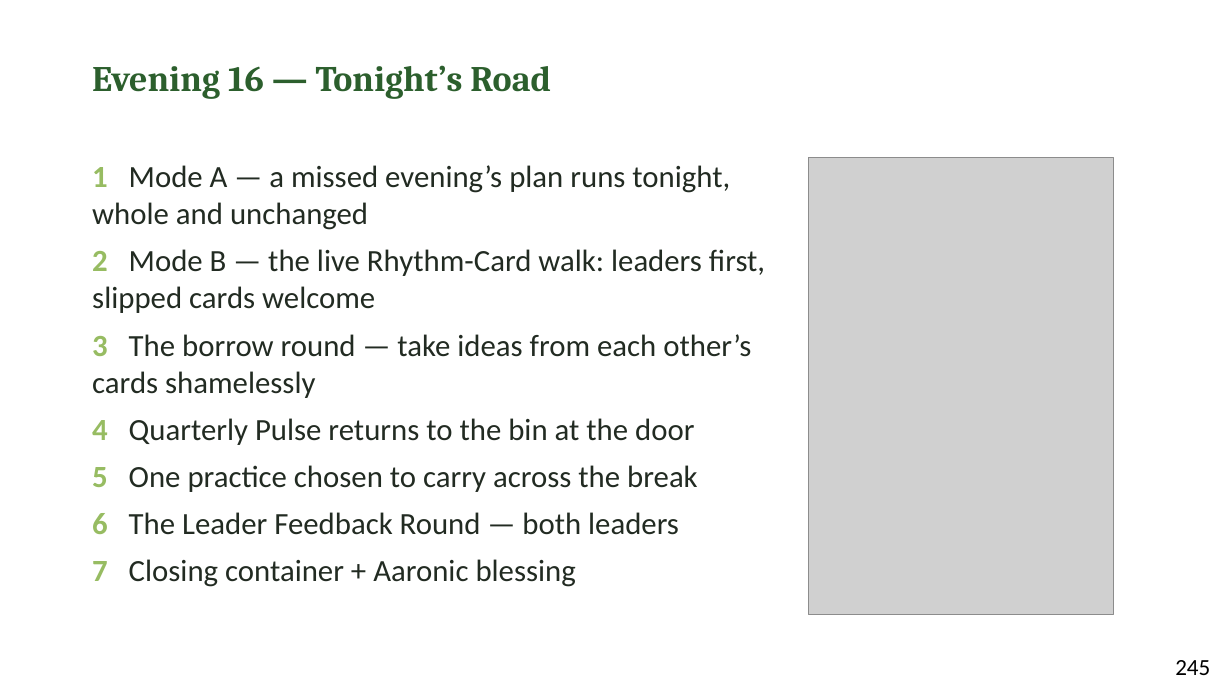
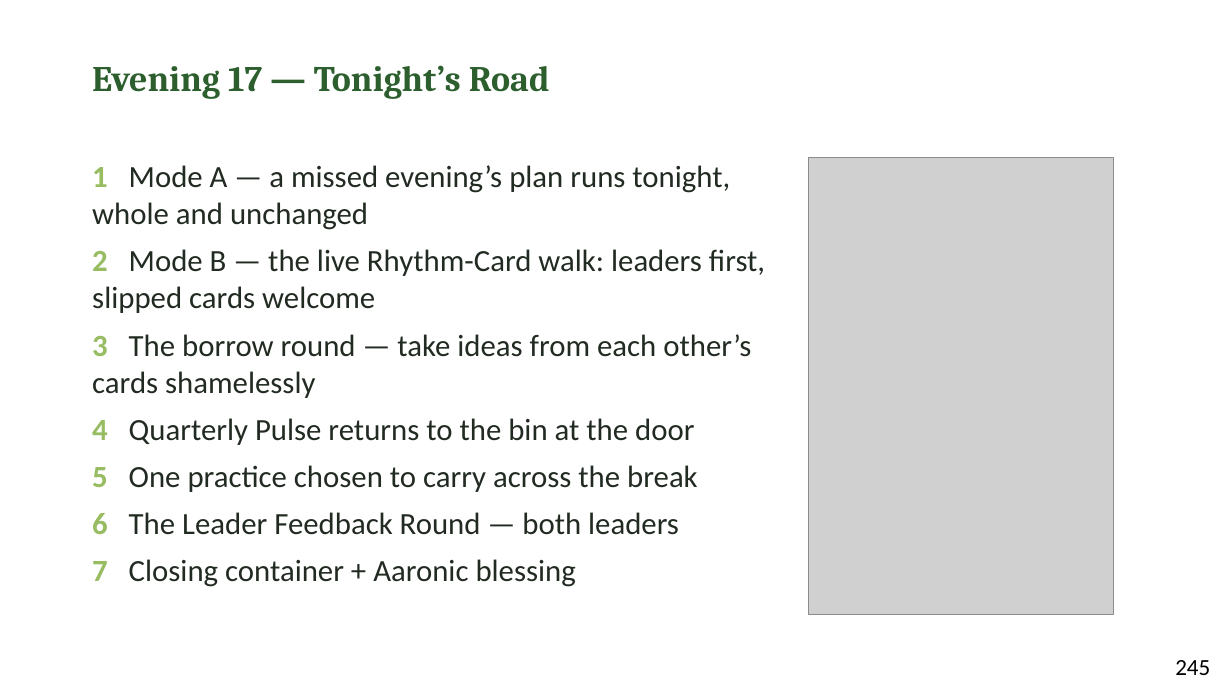
Before and after one commit to jgtittle-ministries/fellowship-of-the-heart-pilot-at-cca-dev, a slide deck: slide 4 of _implementation-notes/evening-series/FotH Evening Session 17 Slides DRAFT v1.pptx. Drawn at 1232x693 pixels with LibreOffice and Linux fonts; fonts in the diff are those of the drawing; grey boxes stand for pictures. Boxes give left, top, right and bottom in pixels: in the first picture for what was removed or moved away, otherwise in the second. Text is boxed around its words. In the diff, an @@ line names an element or a change of style, - is before the commit and + after.

```diff
--- a/_implementation-notes/evening-series/FotH Evening Session 17 Slides DRAFT v1.pptx
+++ b/_implementation-notes/evening-series/FotH Evening Session 17 Slides DRAFT v1.pptx
@@ text at [92, 65, 550, 99]: text changed @@
-Evening 16 — Tonight’s Road
+Evening 17 — Tonight’s Road
```
Also in this commit, not shown: 4 other slides changed, 52 other files.
